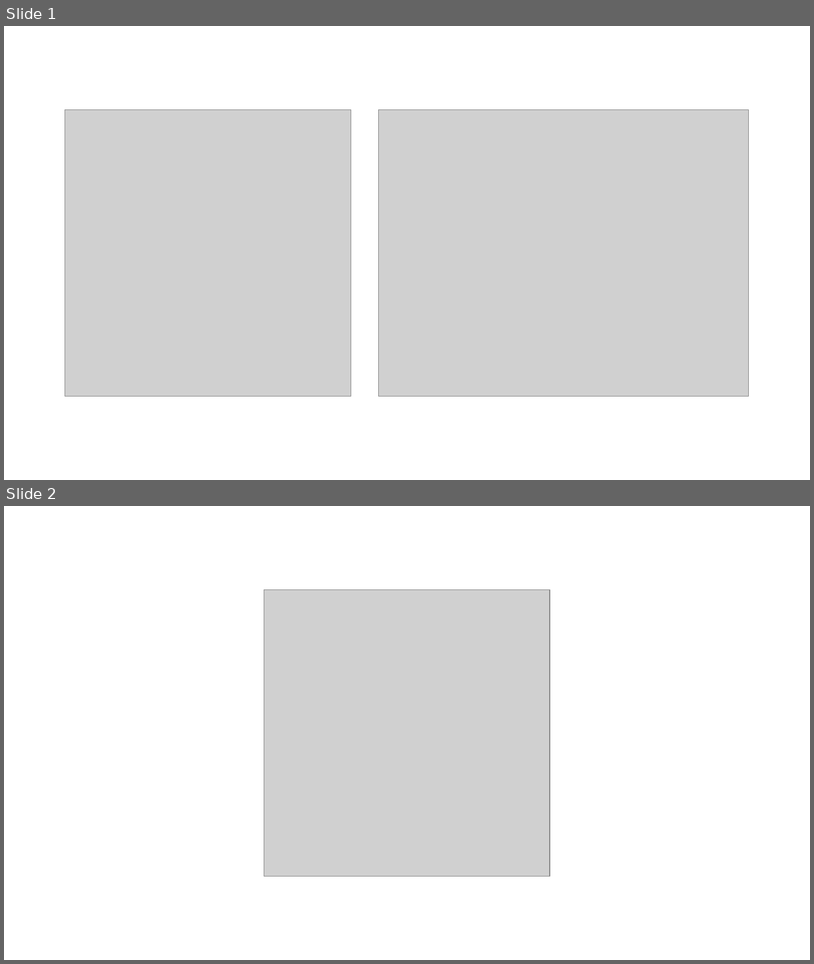
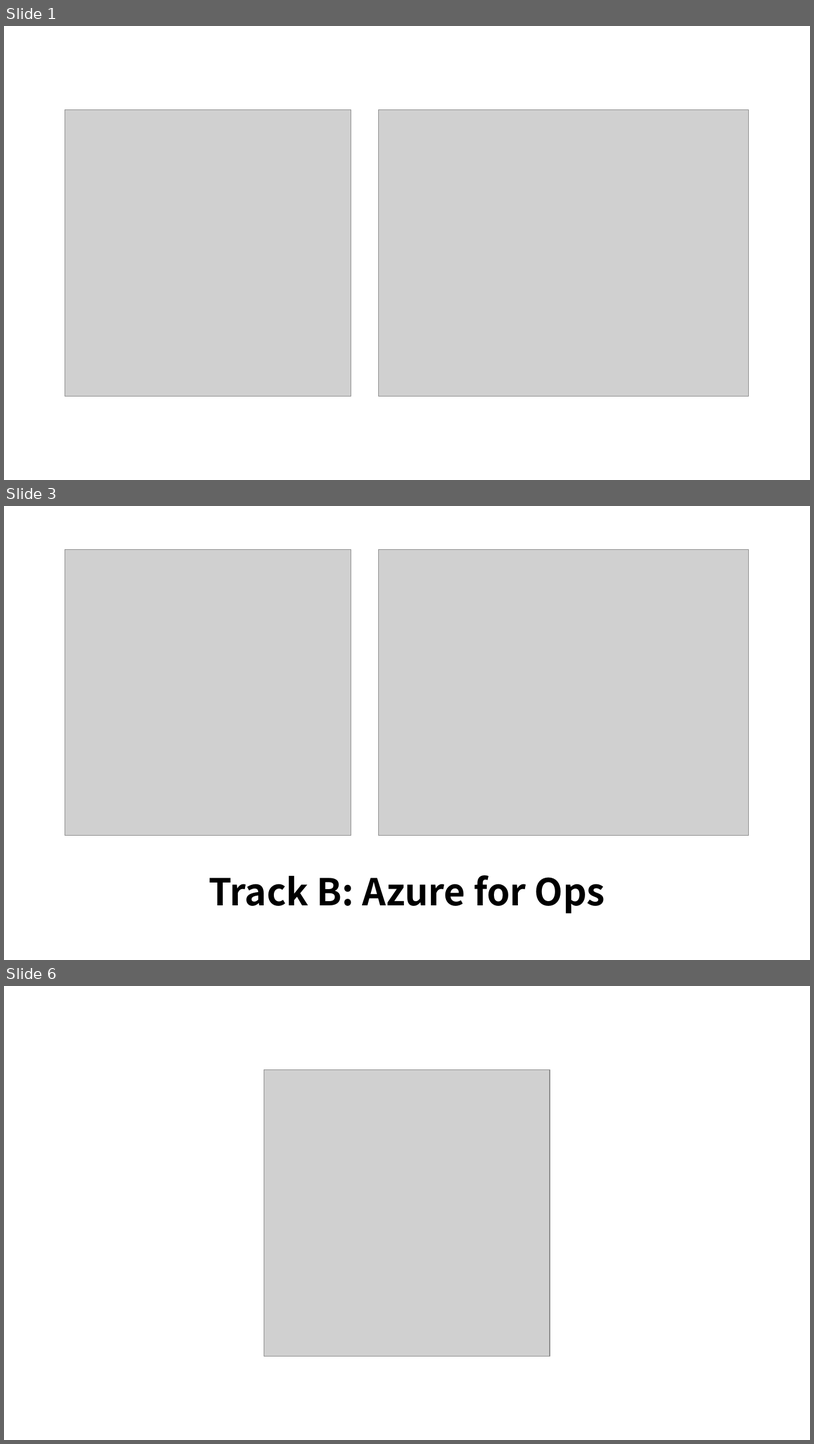
Before and after one commit to krazure/ga2021kr, a slide deck: media/ga2021kr-media.pptx. Shown one above the other, each under a label of ours: slides 1 and 2 before the commit, slides 1, 3 and 6 after it; the slides between them are not shown. The pictures are 814x964 and 814x1444 pixels, drawn with LibreOffice and Linux fonts; fonts in the diff are those of the drawing; grey boxes stand for pictures. Boxes give left, top, right and bottom in pixels: in the first picture for what was removed or moved away, otherwise in the second. Text is boxed around its words. In the diff, an @@ line names an element or a change of style, - is before the commit and + after.

```diff
--- a/media/ga2021kr-media.pptx
+++ b/media/ga2021kr-media.pptx
@@ slide 3 added at [4, 506, 810, 960], background #FFFFFF @@
@@ picture added at [65, 550, 351, 835] @@
@@ picture added at [378, 550, 749, 835] @@
@@ text added at [209, 875, 605, 913], 44 pt, text #000000, bold @@
+Track B: Azure for Ops
@@ what was slide 2 is now slide 6 @@
```
Also in this commit, not shown: 3 other slides added, 6 other files.
